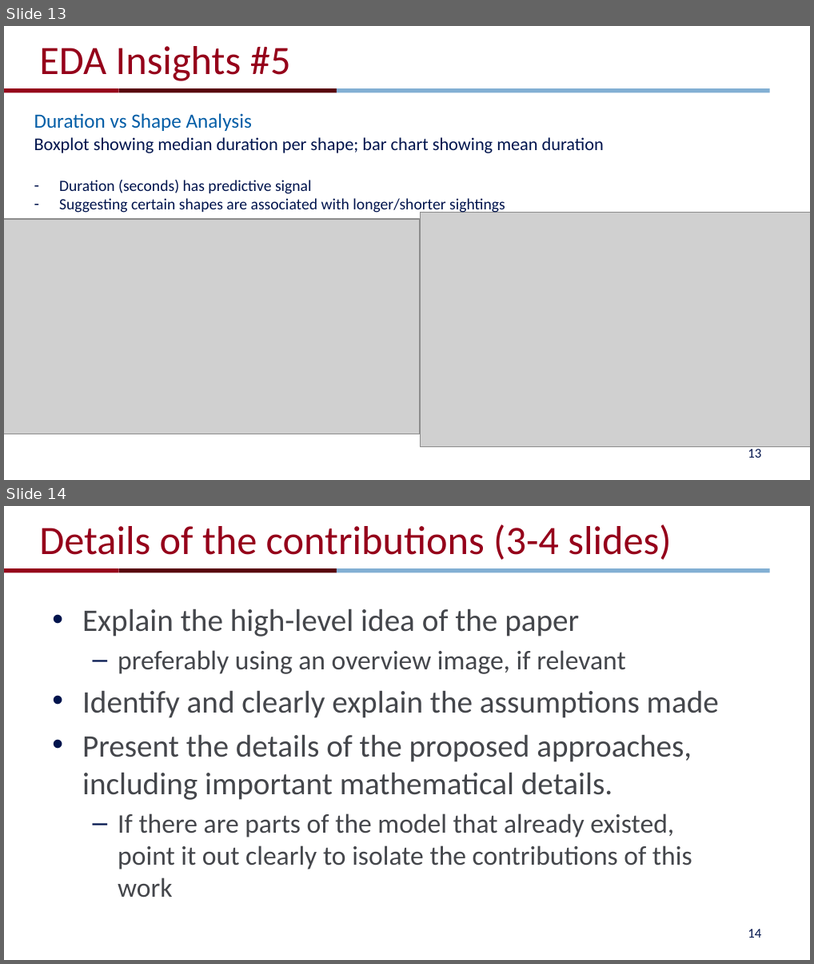
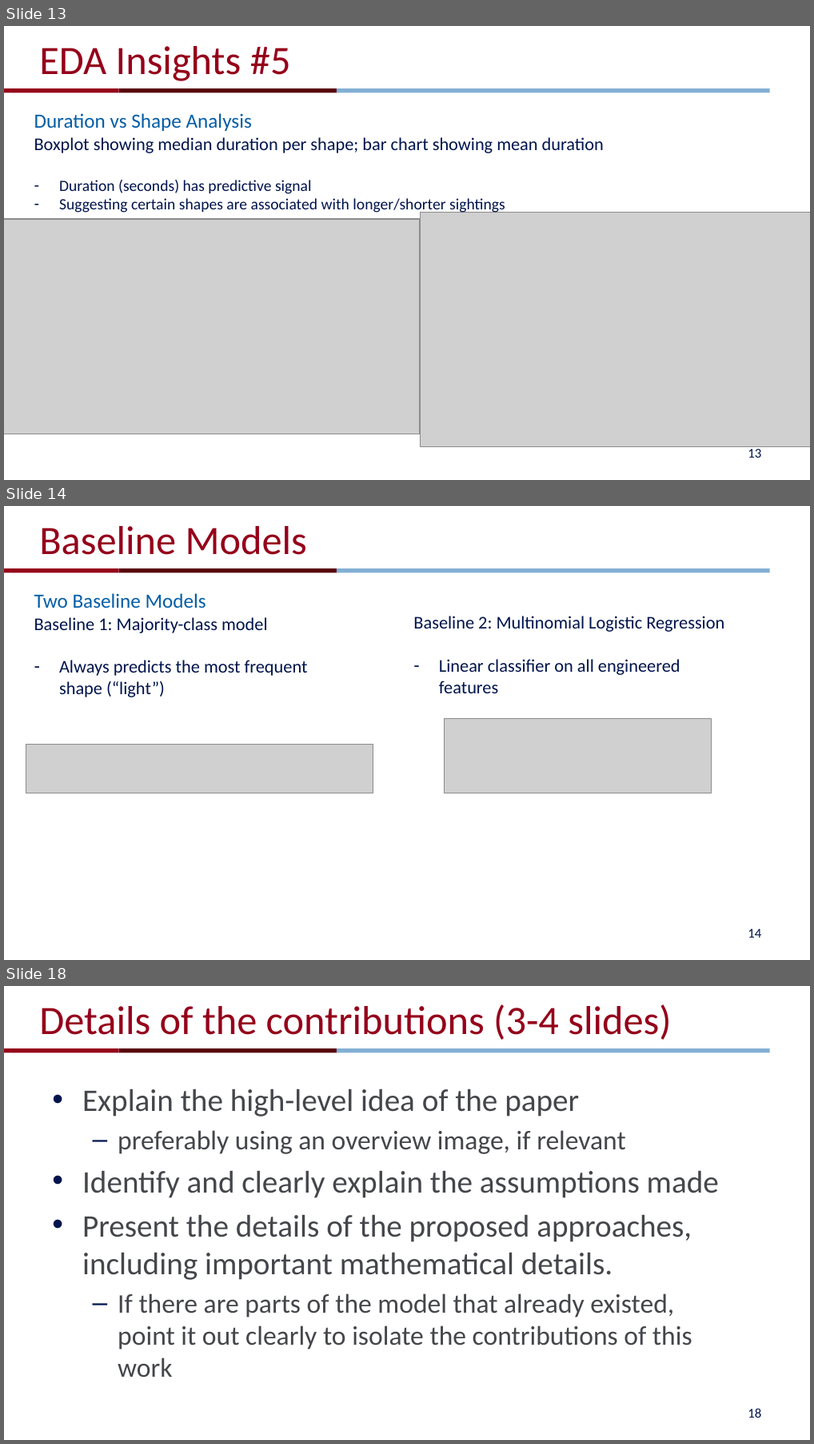
Before and after one commit to jingyig16/ufo-sightings, a slide deck: pre.pptx. Shown one above the other, each under a label of ours: slides 13 and 14 before the commit, slides 13, 14 and 18 after it; the slides between them are not shown. The pictures are 814x964 and 814x1444 pixels, drawn with LibreOffice and Linux fonts; fonts in the diff are those of the drawing; grey boxes stand for pictures; background and template pictures are left out. Boxes give left, top, right and bottom in pixels: in the first picture for what was removed or moved away, otherwise in the second. Text is boxed around its words. In the diff, an @@ line names an element or a change of style, - is before the commit and + after.

Commit message:
Slides for modeling

```diff
--- a/pre.pptx
+++ b/pre.pptx
@@ slide 14 added at box(4, 506, 810, 960), background #FFFFFF; not listed: 3 template elements that a slide beside it also shows @@
@@ title added at box(39, 526, 307, 555), 36 pt, text #95001A @@
+Baseline Models
@@ text added at box(34, 593, 308, 697), 16 pt, text #00144D @@
+Two Baseline Models
+Baseline 1: Majority-class model
+– Always predicts the most frequent shape (“light”)
@@ text added at box(414, 616, 725, 675), 16 pt, text #00144D @@
+Baseline 2: Multinomial Logistic Regression
+– Linear classifier on all engineered features
@@ picture added at box(444, 719, 712, 793) @@
@@ picture added at box(26, 744, 373, 793) @@
@@ page number added at box(748, 928, 762, 937), 12 pt, text #00144D @@
+14
@@ what was slide 14 is now slide 18 @@
@@ page number at box(748, 1408, 762, 1417): text changed @@
-14
+18
```
Also in this commit, not shown: 1 slide changed, 3 other slides added.
